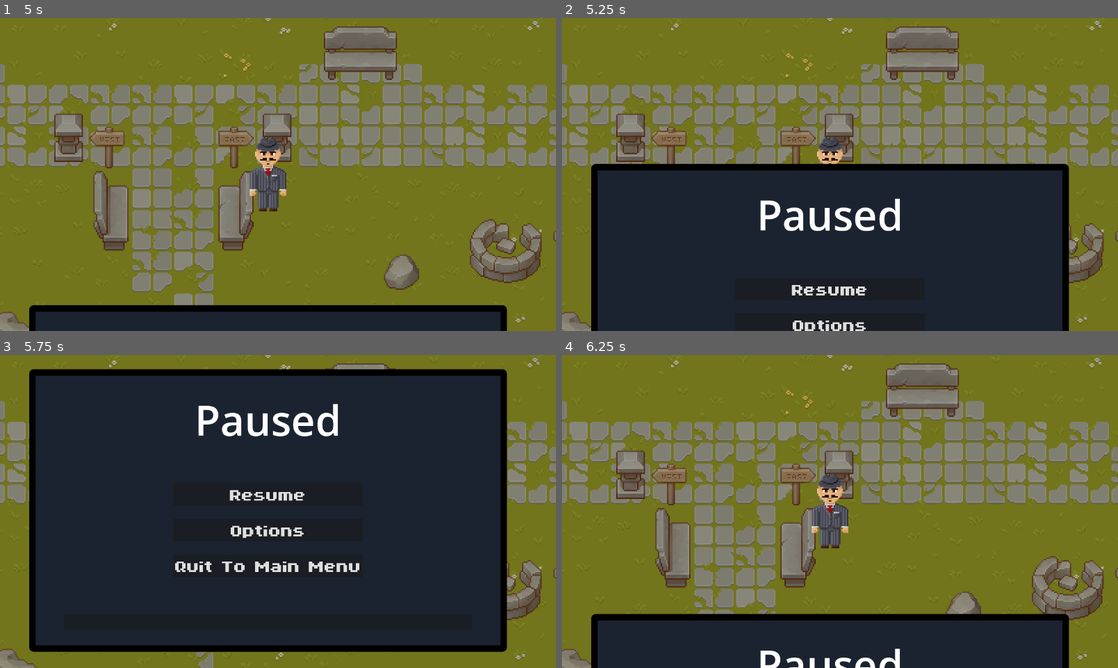
Above: before the commit, frames 1-4 (two rows, left to right).
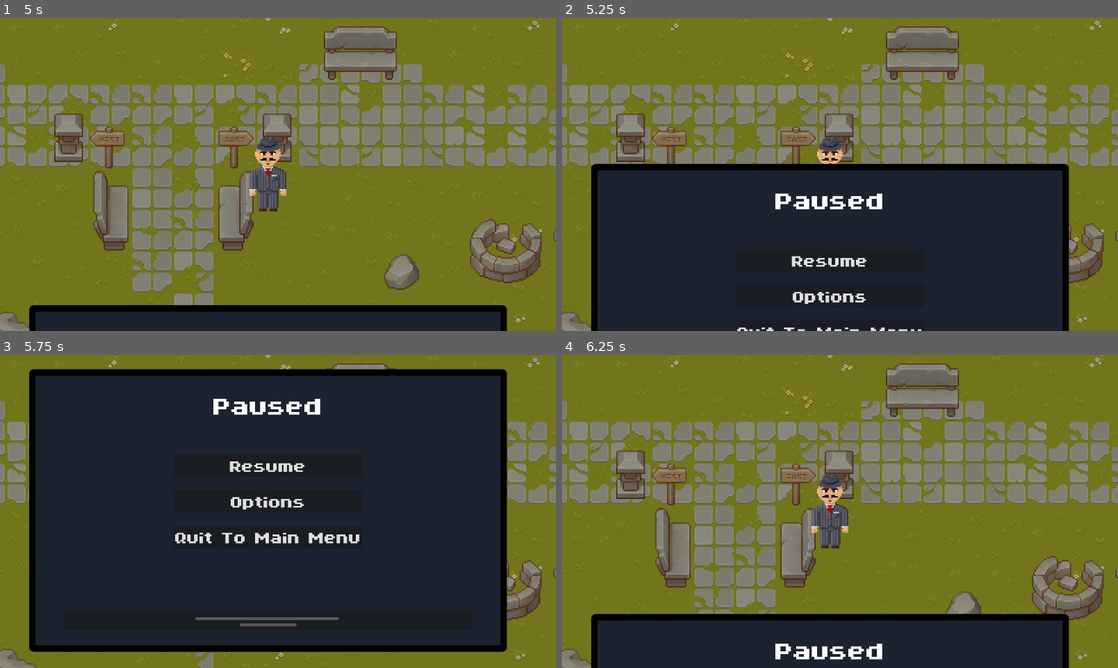
Above: after the commit, the same moments.

Repository: Goldstar32/TMMGame
Game: Godot game, scene res://Scenes/Menus/main_menu.tscn
The game is run twice, just before and just after one commit, with the same random seed, the same clock (stepped at 60 frames per second) and the same inputs.
Inputs:
- Up to frame 1 (5 s): click "Start Game" at 0.5 s; hold D (right) 1.28-2.03 s; hold S (down) 2.03-2.78 s; hold D (right) 2.78-3.53 s; hold W (up) 3.53-4.28 s; hold A (left) from 4.28 s (still down); tap Escape (pause) at 4.9 s
- Up to frame 2 (5.25 s): keep holding A (left)
- Up to frame 3 (5.75 s): keep holding A (left)
- Up to frame 4 (6.25 s): release A (left) at 5.75 s; click "Resume" at 5.75 s

Frame 1 is identical in both runs. In frame 2, 2.5% of the frame differs, in the area x 31-65%, y 56-100%; in frame 3, 3.8%, in the area x 31-65%, y 14-87%; in frame 4, 1.0%.

Commit message:
Fixed font bug

Diff:
--- a/Scenes/Menus/pause_menu.tscn
+++ b/Scenes/Menus/pause_menu.tscn
@@ -1,8 +1,8 @@
-[gd_scene load_steps=6 format=3 uid="uid://b3xx10p0gvujg"]
+[gd_scene load_steps=5 format=3 uid="uid://b3xx10p0gvujg"]
 
 [ext_resource type="Script" path="res://Scenes/Menus/pause_menu.gd" id="1_e2mb6"]
-[ext_resource type="FontFile" uid="uid://dftd16vvel3ma" path="res://Assets/styling/fonts/ByteBounce.ttf" id="1_oddyw"]
 [ext_resource type="Theme" uid="uid://brj6qsyhfjkw3" path="res://Assets/styling/themes/menu_button_theme.tres" id="2_dmd0x"]
+[ext_resource type="Texture2D" uid="uid://tu2lmp5ft7qd" path="res://Assets/images/menu-stuff/pad-arrow.png" id="3_78f04"]
 
 [sub_resource type="StyleBoxFlat" id="StyleBoxFlat_o2c88"]
 bg_color = Color(0.108516, 0.137763, 0.189462, 1)
@@ -65,6 +65,7 @@
 
 [node name="Paused" type="Label" parent="MenuPanel/MarginContainer/VBoxContainer"]
 layout_mode = 2
+theme = ExtResource("2_dmd0x")
 theme_override_font_sizes/font_size = 96
 text = "Paused"
 horizontal_alignment = 1
@@ -96,6 +97,7 @@
 theme_override_font_sizes/font_size = 20
 text = "
 "
+icon = ExtResource("3_78f04")
 icon_alignment = 1
 
 [connection signal="button_up" from="MenuPanel/MarginContainer/VBoxContainer/VBoxContainer/Resume" to="." method="_on_resume_button_up"]
